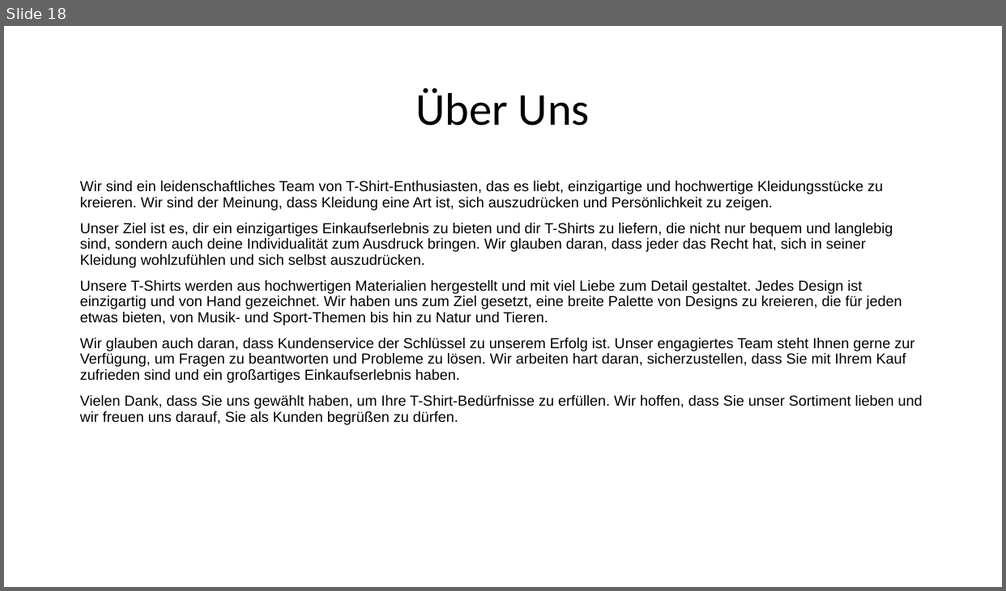
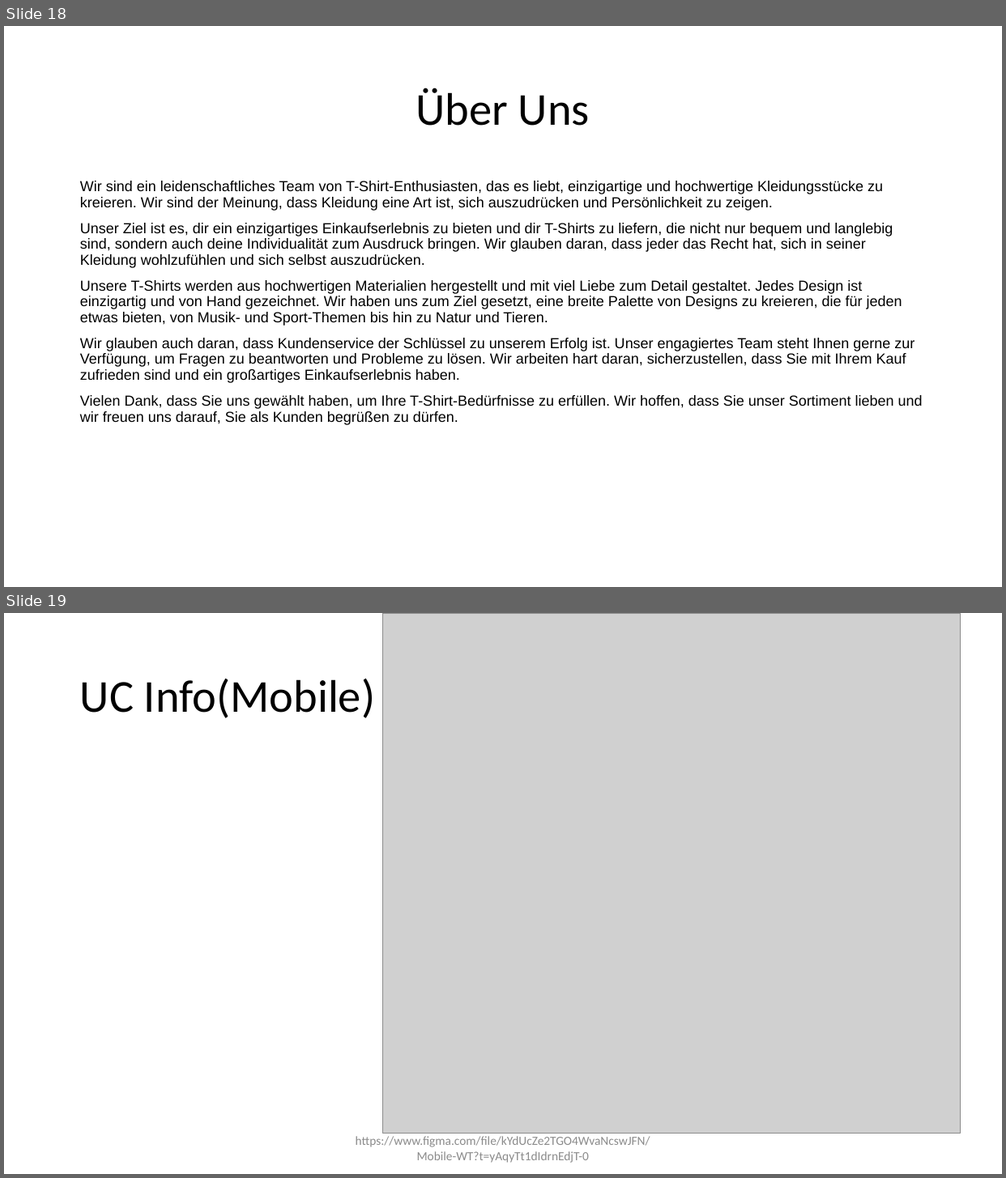
Before and after one commit to Sprayer115/render, a slide deck: Zusatz_Material/Web-Technologie.pptx. Shown one above the other, each under a label of ours: slide 18 before the commit, slides 18 and 19 after it. The pictures are 1006x591 and 1006x1178 pixels, drawn with LibreOffice and Linux fonts; fonts in the diff are those of the drawing; grey boxes stand for pictures. Boxes give left, top, right and bottom in pixels: in the first picture for what was removed or moved away, otherwise in the second. Text is boxed around its words. In the diff, an @@ line names an element or a change of style, - is before the commit and + after.

```diff
--- a/Zusatz_Material/Web-Technologie.pptx
+++ b/Zusatz_Material/Web-Technologie.pptx
@@ slide 19 added at (4,613,1002,1174), background #FFFFFF @@
@@ picture added at (383,613,961,1133) @@
@@ title added at (80,679,375,718), 44 pt, text #000000 @@
+UC Info(Mobile)
@@ text added at (356,1136,650,1163), 12 pt, text #8C8C8C @@
+https://www.figma.com/file/kYdUcZe2TGO4WvaNcswJFN/Mobile-WT?t=yAqyTt1dIdrnEdjT-0
```
Also in this commit, not shown: 3 other slides added, 2 slides removed, 27 other files.
